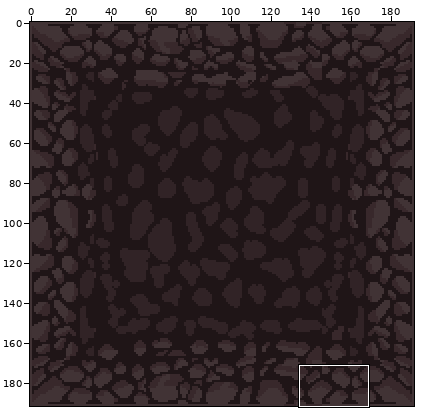
Two states of a pixel-art file, Assets/Sprites/Tilemap/Ground/Abyss-v2.aseprite. Above: a wide view before the commit, with the close-up outlined.
Close-up. Earlier state:
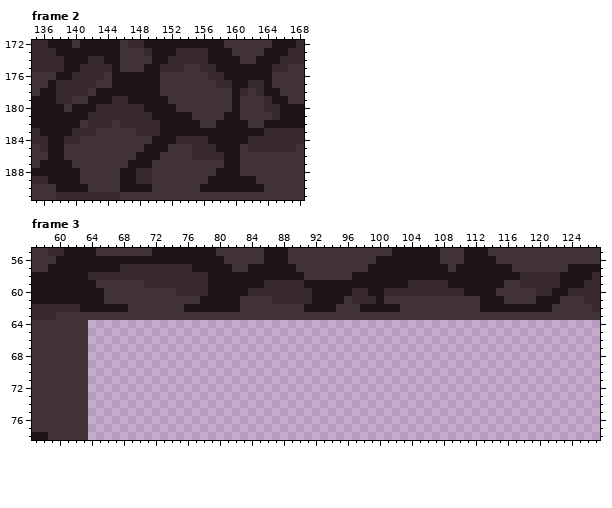
192x192 pixels, 3 frames. Shown: frame 2: x 135..168, y 172..191; frame 3: x 57..127, y 55..78. The commit also changed other frames or places, which this record leaves out.
New version:
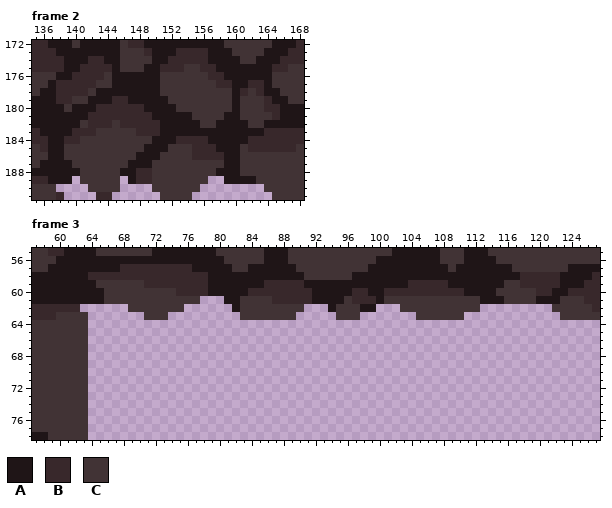
Palette (. is transparent): A #1f1517  B #38282b  C #413335
Difference:
--- frame 2, layer "Layer 1"
@@ x 135..168 @@
 188 AAAAAACCCCCAABBCCCCCCCCAAACCCCCCCC
-189 BBAAAACCCCCAABBCCCCCCCAAAAAACCCCCC
-190 CCCAAAACCCCAAAACCCCCCAAAAAAAACCCCC
-191 CCCBBBBBBBBCCCCCCCCCCCCCCCCCCCCCCC
+189 BBAAA.CCCCC.ABBCCCCCCC..AAAACCCCCC
+190 CCC....CCCC....CCCCCC........CCCCC
+191 CCCB....BB......CCCC..........CCCC
--- frame 3, layer "Layer 1"
@@ x 57..127 @@
 60 AAAAAAAAACCCCCCCCCBBBBAAAAABBBBBBBBAAAAABBAABBBBBBBBBBAAAACCCCCBBAABBBB
-61 AAAAAAAAACCCCCCCCCCCCAAAAACCCCBBBBBAAAACBBBACCCCCCCCCCCCAAACCCCAAACCCBB
-62 BBBBBBAAAAAACCCCCCCAAAAAAACCCCCCCCAAAACCCAAAAACCCCCCCCCCAAAAAAAAACCCCCB
-63 BBBCCCCCCCCCCCCCCCCCCCCCCCCCCCCCCCCCCCCCCCCCCCCCCCCCCCCCCCCCCCCCCCCCCCC
+61 AAAAAAAAACCCCCCCCCCCC...AACCCCBBBBBAAAACBBBACCCCCCCCCCCCAAACCCCAAACCCBB
+62 BBBBBB......CCCCCCC......ACCCCCCCC...ACCCAA...CCCCCCCCCC.........CCCCCB
+63 BBBCCCC.......CCC.........CCCCCCC.....CCC.......CCCCCC............CCCCC
 64 CCCCCCC................................................................
